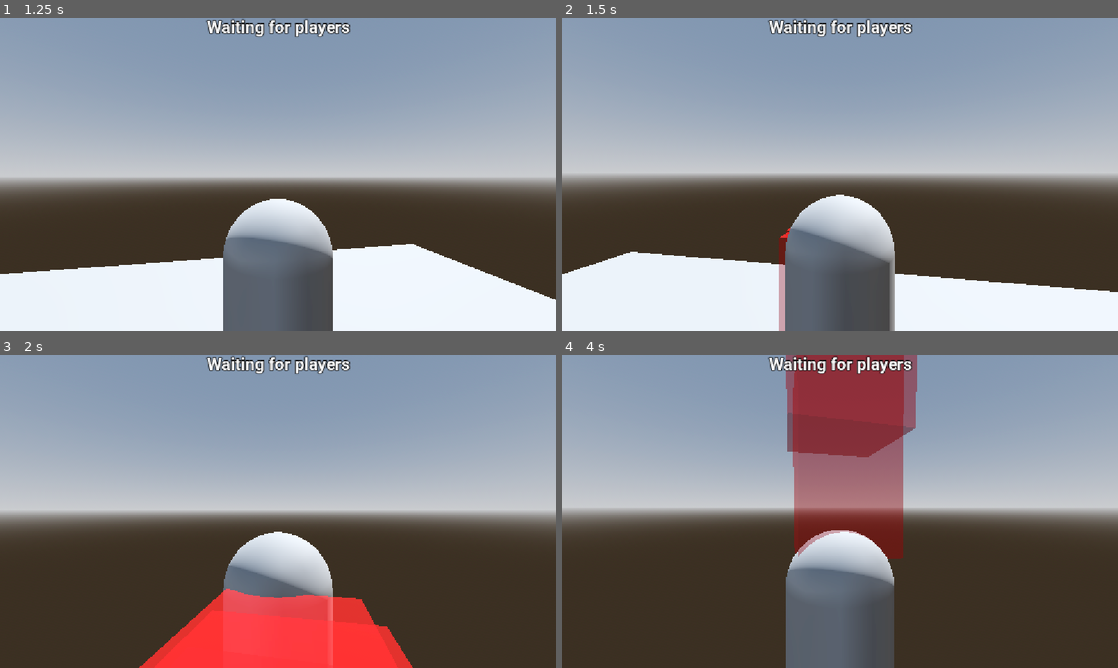
Above: before the commit, frames 1-4 (two rows, left to right).
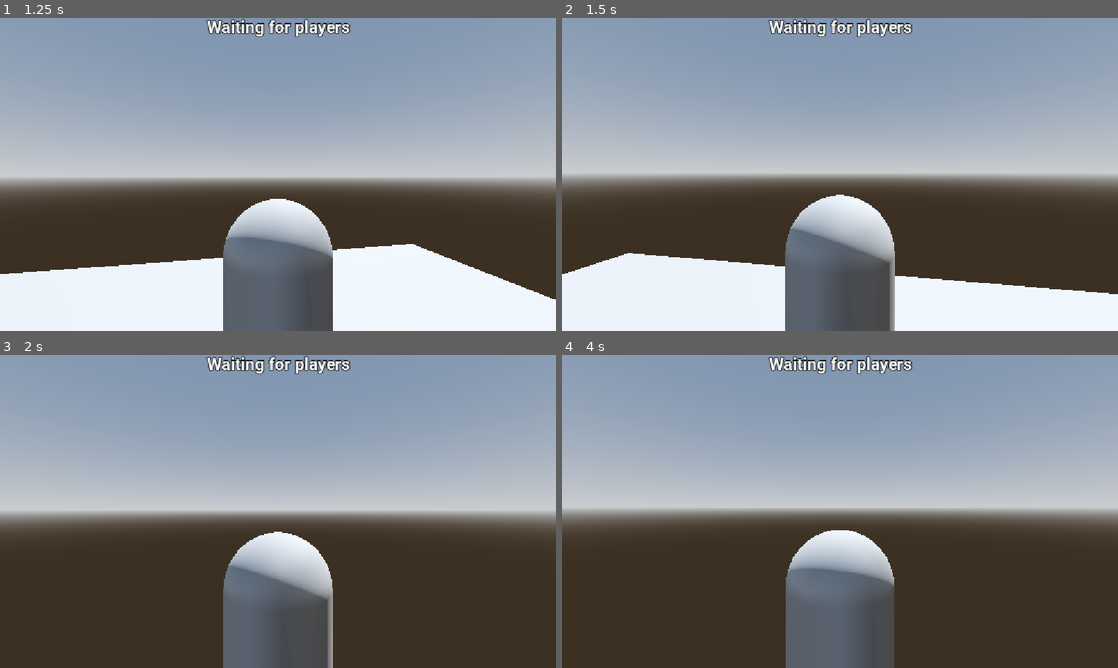
Above: after the commit, the same moments.

Repository: Virus01Official/forgotten_rewrite
Game: Godot game, scene res://main.tscn
The game is run twice, just before and just after one commit, with the same random seed, the same clock (stepped at 60 frames per second) and the same inputs.
Inputs (mouse positions are in pixels of both pictures, inside the frame that each line leads up to):
- Up to frame 1 (1.25 s): move the mouse to (305, 174) at 0.52 s; hold Up (ui_up) from 0.53 s (still down); tap Q (Ability1) at 0.6 s; click (305, 174) at 0.8 s
- Up to frame 2 (1.5 s): keep holding Up (ui_up); move the mouse to (812, 174) at 1.27 s; click (812, 174) at 1.35 s
- Up to frame 3 (2 s): keep holding Up (ui_up); tap Q (Ability1) at 1.55 s
- Up to frame 4 (4 s): keep holding Up (ui_up); move the mouse to (851, 505) at 2.02 s; tap Q (Ability1) at 2.1, 3.05 s; click (851, 505) at 2.3 s; tap Enter at 2.75 s; move the mouse to (834, 517) at 2.77 s; tap E (Ability2) at 2.85 s; tap Space at 3.5 s; move the mouse to (878, 514) at 3.52 s; click (878, 514) at 3.6 s

Frame 1 is identical in both runs. In frame 2, 0.8% of the frame differs, in the area x 1-100%, y 67-100%; in frame 3, 8.6%; in frame 4, 12%, in the area x 40-64%, y 0-66%.

Commit message:
small changes

Diff:
--- a/UI/player_ui.tscn
+++ b/UI/player_ui.tscn
@@ -30,3 +30,17 @@
 label_settings = SubResource("LabelSettings_nplvd")
 horizontal_alignment = 1
 vertical_alignment = 1
+
+[node name="Shop" type="Panel" parent="SpectatorStuff" unique_id=1797649470]
+visible = false
+layout_mode = 0
+offset_left = 121.0
+offset_top = 71.0
+offset_right = 1020.0
+offset_bottom = 591.0
+
+[node name="GameStuff" type="Control" parent="." unique_id=1666905990]
+visible = false
+anchors_preset = 0
+offset_right = 1153.0
+offset_bottom = 650.0
--- a/data/killers/envy.json
+++ b/data/killers/envy.json
@@ -9,7 +9,7 @@
 	"sprint_speed": 9.0
   },
   "music": {
-	"ambient": "res://assets/music/vanity.mp3",
+	"lms": "res://assets/music/vanity.mp3",
 	"chase": "res://assets/music/Chase.mp3"
   },
   "voicelines": {
@@ -26,7 +26,7 @@
 	  "id": "ability1",
 	  "name": "Void Grasp",
 	  "icon": "res://assets/textures/abilityTemplate.png",
-	  "cooldown": 0.0,
+	  "cooldown": 0.3,
 	  "type": "raycast_attack",
 	  "damage": 50
 	},
--- a/main.tscn
+++ b/main.tscn
@@ -31,4 +31,6 @@
 [node name="CharacterBody3D" parent="." unique_id=1834531523 instance=ExtResource("5_lquwl")]
 transform = Transform3D(1, 0, 0, 0, 1, 0, 0, 0, 1, 4.2436476, 1.2592936, 3.7121303)
 
+[node name="game" type="Node3D" parent="." unique_id=819722603]
+
 [connection signal="timeout" from="Intermission" to="." method="_on_intermission_timeout"]
--- a/scripts/ability_component.gd
+++ b/scripts/ability_component.gd
@@ -12,3 +12,7 @@
 			await get_tree().create_timer(0.05).timeout
 	else:
 		print(ability)
+
+func get_ability_survivor(ability: String, survivor: String):
+	var ab = CharData.get_survivor(survivor).get(ability, "ability1")
+	return ab
--- a/scripts/main.gd
+++ b/scripts/main.gd
@@ -44,6 +44,9 @@
 			highest_malice = player.malice
 			most_malicious_player = player
 
+		player.get_node('player_ui').get_node('SpectatorStuff').visible = false
+		player.get_node('player_ui').get_node('GameStuff').visible = false
+
 	if most_malicious_player != null:
 		print("Most malicious player is: ", most_malicious_player.name,
 			  " with malice: ", highest_malice)
--- a/scripts/player.gd
+++ b/scripts/player.gd
@@ -16,7 +16,7 @@
 @onready var Ability_Component = $Ability_Component
 
 var usingAbility = false
-var equipped_survivor = "Tester"
+var equipped_survivor = "chance"
 var equipped_killer = "Test"
 
 var equipped_ability1 = ""
@@ -72,9 +72,11 @@
 	if not is_on_floor():
 		velocity += get_gravity() * delta
 
-	if Input.is_action_just_pressed("Ability1") and not usingAbility and not _is_on_cooldown("Ability1"):
-		Ability_Component._activate_ability("Ability1")
-		_start_cooldown("Ability1", COOLDOWN_ABILITY1)
+		equipped_ability1 = Ability_Component.get_ability_survivor("ability1", equipped_survivor)
+
+	if Input.is_action_just_pressed("Ability1") and not usingAbility and not _is_on_cooldown(equipped_ability1):
+		Ability_Component._activate_ability(equipped_ability1)
+		_start_cooldown(equipped_ability1, COOLDOWN_ABILITY1)
 		usingAbility = true
 		await get_tree().create_timer(0.5).timeout
 		abilityTimer_timeout()
@@ -103,7 +105,7 @@
 		else:
 			camera.current = true
 
-	if Input.is_action_just_pressed("Attack") and not usingAbility and not _is_on_cooldown("Attack"):
+	if Input.is_action_just_pressed("Attack") and not usingAbility and not _is_on_cooldown("Attack") and is_Killer:
 		_start_cooldown("Attack", COOLDOWN_ATTACK)
 		usingAbility = true
 		Ability_Component._activate_ability("slash")
